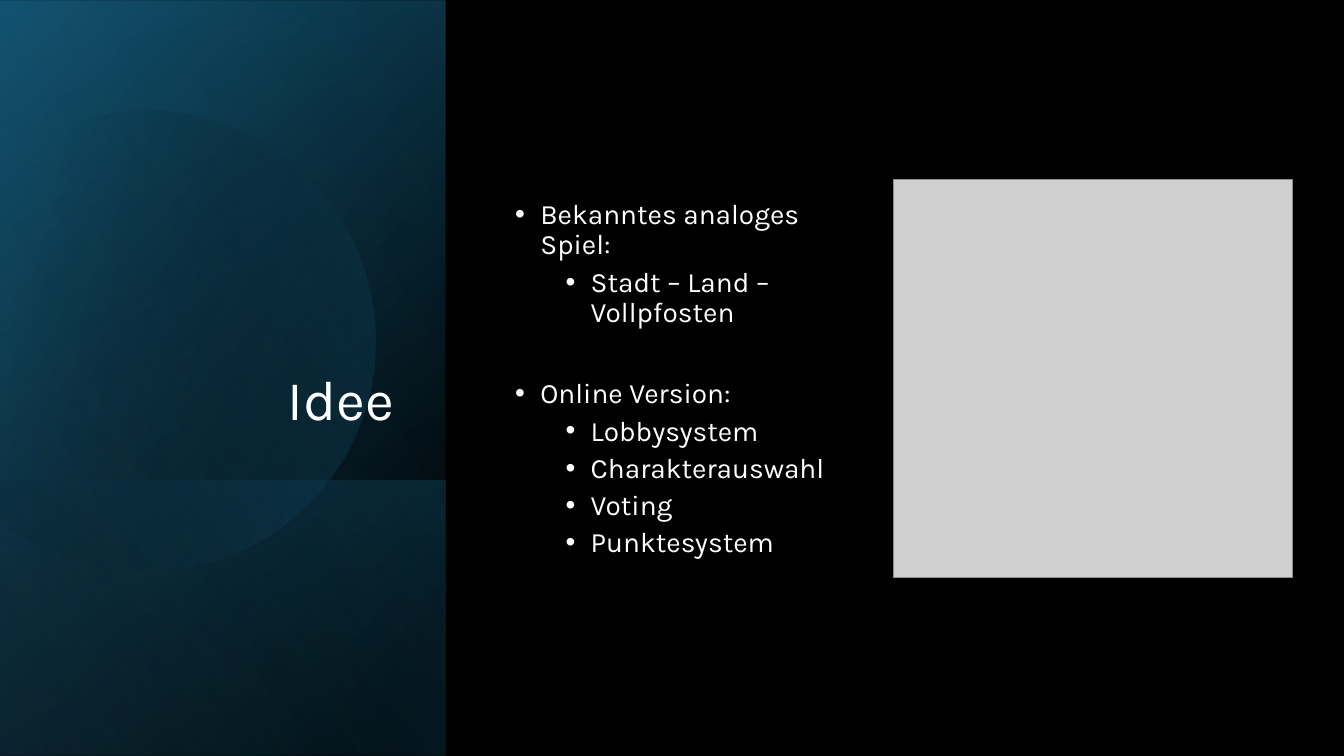
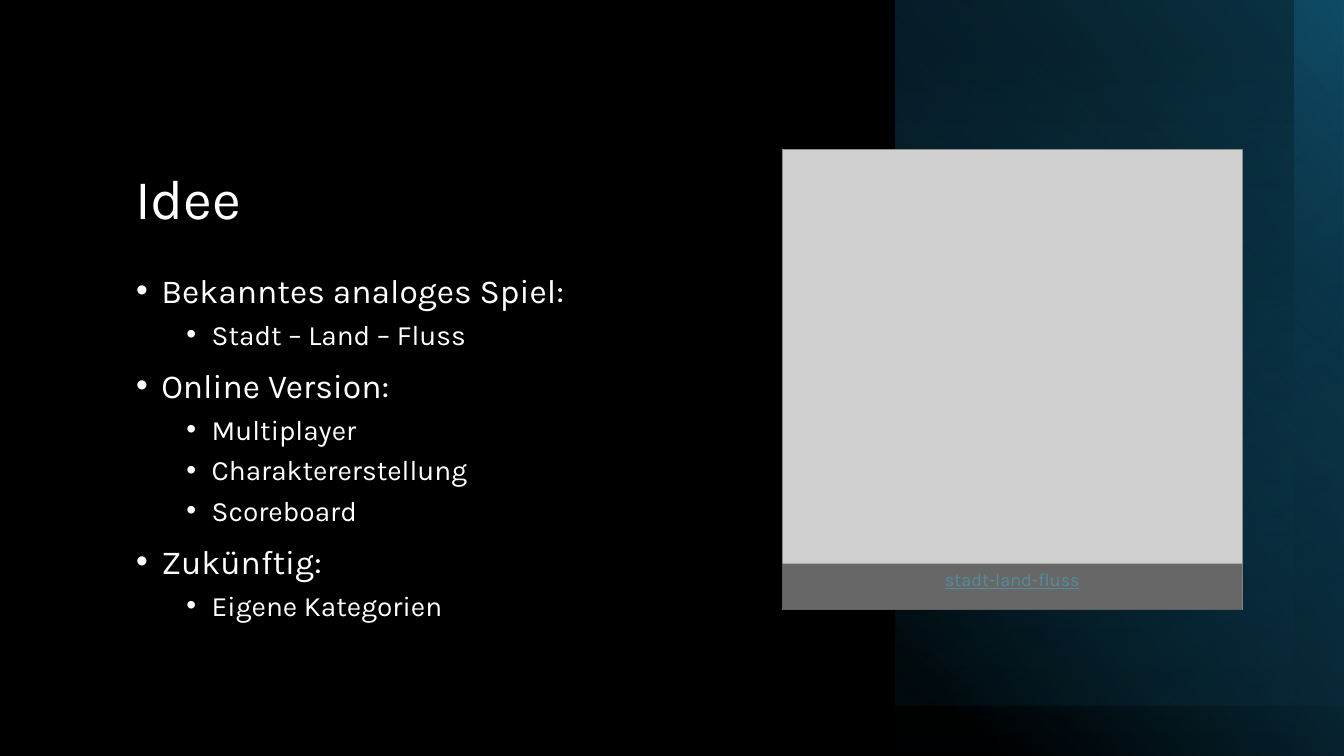
Before and after one commit to pfarrhoferphilip/Stadt-Land-Vollpfosten-Online, a slide deck: slide 4 of Dokumentation/Präsentation_abschluss.pptx. Drawn at 1344x756 pixels with LibreOffice and Linux fonts; fonts in the diff are those of the drawing; grey boxes stand for pictures. Boxes give left, top, right and bottom in pixels: in the first picture for what was removed or moved away, otherwise in the second. Text is boxed around its words. In the diff, an @@ line names an element or a change of style, - is before the commit and + after.

```diff
--- a/Dokumentation/Präsentation_abschluss.pptx
+++ b/Dokumentation/Präsentation_abschluss.pptx
@@ rectangle removed at [0, 0, 446, 756] @@
@@ rectangle removed at [0, 1, 446, 756] @@
@@ rectangle removed at [0, 0, 446, 755] @@
@@ rectangle added at [895, 0, 1344, 756], fill gradient #000000 to #156082 @@
@@ rectangle added at [895, 0, 1344, 706], fill gradient #0B3041 @@
@@ rectangle added at [895, 0, 1344, 706], fill gradient #156082 to #000000 @@
@@ rectangle added at [895, 0, 1294, 756], fill gradient #156082 to #000000 @@
@@ freeform shape removed at [0, 56, 431, 618] @@
@@ text "Idee": place and size @@
-text "Idee" at [288, 381, 394, 421]
+text "Idee" at [135, 180, 241, 220]
@@ text "Idee" at [135, 180, 241, 220]: alignment right to left; less space between paragraphs @@
@@ picture: place and size @@
-picture at [894, 179, 1293, 578]
+picture at [782, 150, 1242, 610]
@@ text "Bekanntes analoges Spiel:": place and size @@
-text "Bekanntes analoges Spiel:" at [540, 205, 825, 559]
+text "Bekanntes analoges Spiel:" at [161, 280, 564, 623]
@@ text "Bekanntes analoges Spiel:" at [161, 280, 564, 623]: vertical alignment middle to top @@
@@ text at [161, 280, 564, 399]: size 20 to 24 pt in "Bekanntes analoges Spiel:", "Online Version:"; line spacing 0.9 to 1 @@
@@ text at [212, 326, 466, 346]: text changed @@
-  • Stadt – Land – Vollpfosten
+  • Stadt – Land – Fluss
@@ text at [161, 420, 467, 623]: text changed @@
-  • Lobbysystem
-  • Charakterauswahl
-  • Voting
-  • Punktesystem
+  • Multiplayer
+  • Charaktererstellung
+  • Scoreboard
+• Zukünftig:
+  • Eigene Kategorien
@@ rectangle removed at [0, 480, 446, 756] @@
@@ rectangle added at [782, 564, 1242, 610], fill #000000 at 50% opacity @@
```
Also in this commit, not shown: 4 other slides changed, 8 other files.
